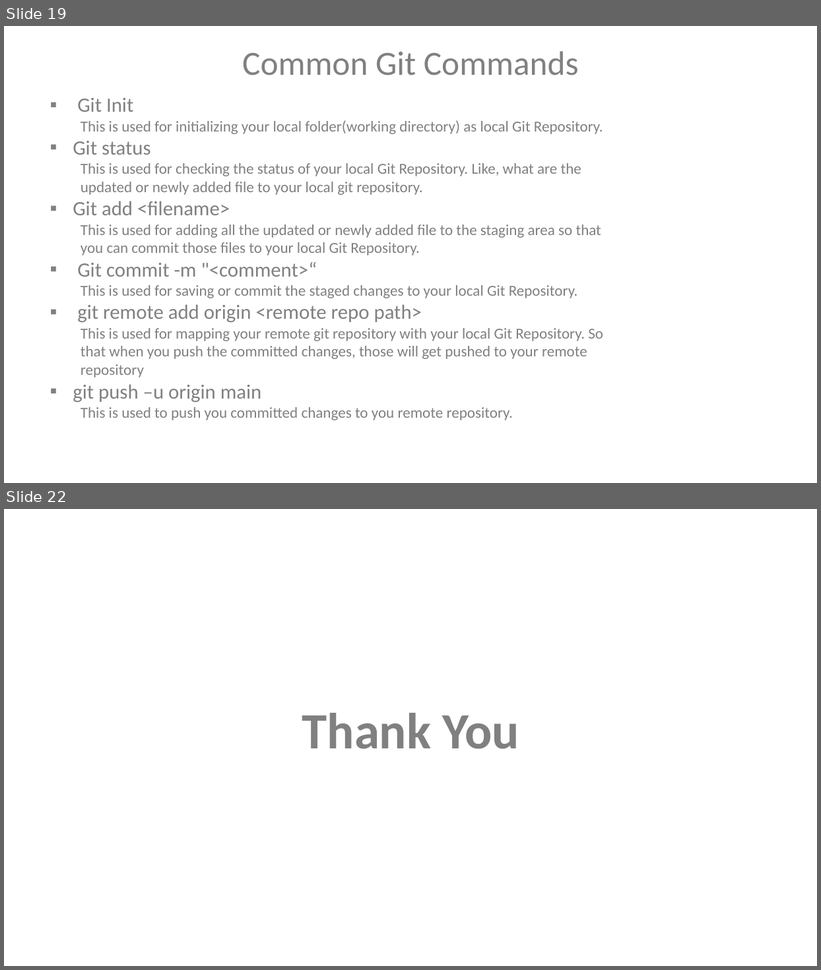
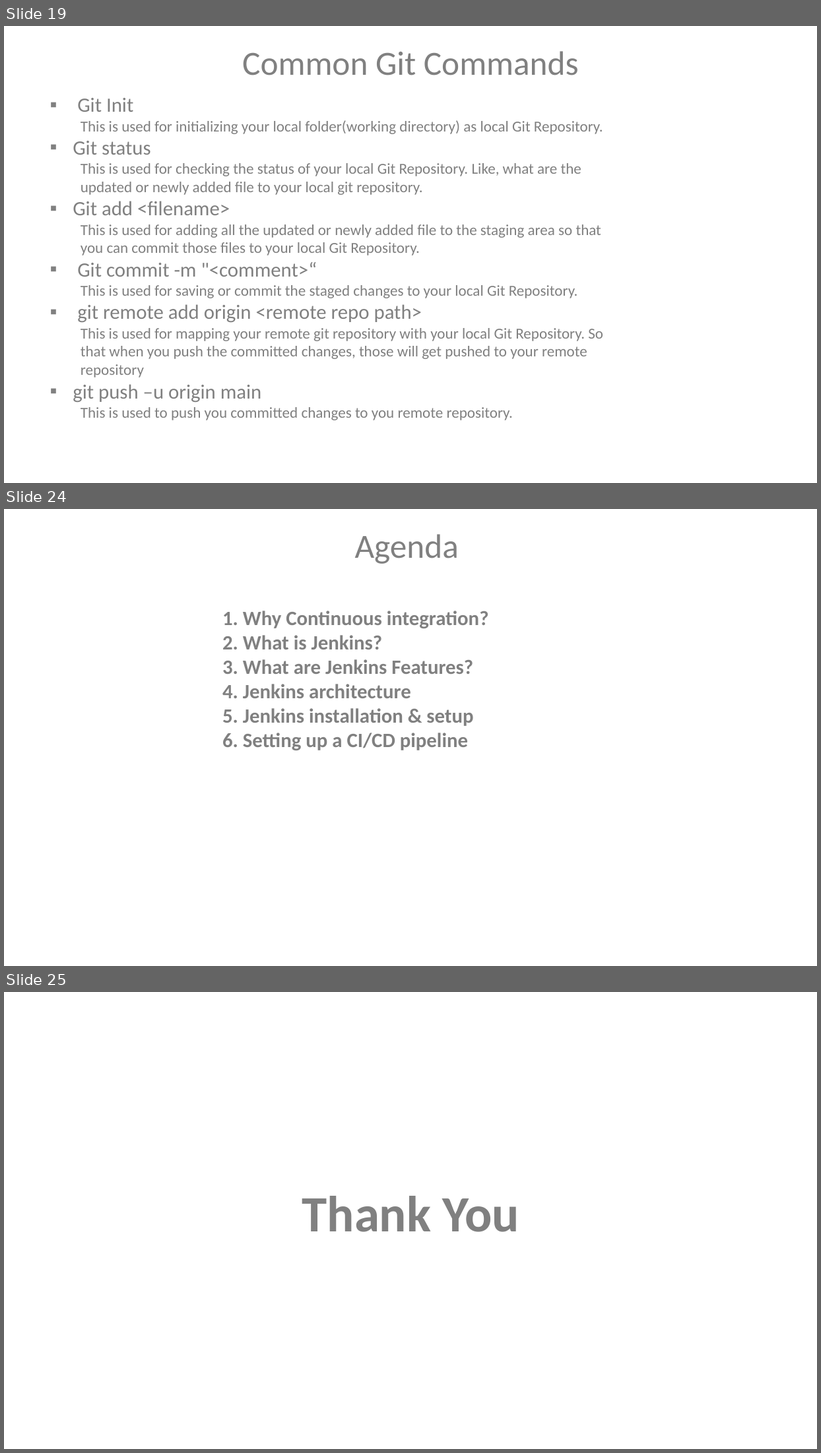
Before and after one commit to VaijinathHarbak/DevOpsDemo, a slide deck: DevOps.pptx. Shown one above the other, each under a label of ours: slides 19 and 22 before the commit, slides 19, 24 and 25 after it; the slides between them are not shown. The pictures are 821x970 and 821x1453 pixels, drawn with LibreOffice and Linux fonts; fonts in the diff are those of the drawing. Boxes give left, top, right and bottom in pixels: in the first picture for what was removed or moved away, otherwise in the second. Text is boxed around its words. In the diff, an @@ line names an element or a change of style, - is before the commit and + after.

```diff
--- a/DevOps.pptx
+++ b/DevOps.pptx
@@ slide 24 added at [4,509,817,966], background #FFFFFF @@
@@ text added at [355,534,459,564], 40 pt, text #808080 @@
+Agenda
@@ text added at [222,611,489,751], 24 pt, text #808080, bold @@
+1. Why Continuous integration?
+2. What is Jenkins?
+3. What are Jenkins Features?
+4. Jenkins architecture
+5. Jenkins installation & setup
+6. Setting up a CI/CD pipeline
@@ what was slide 22 is now slide 25 @@
```
Also in this commit, not shown: 2 slides changed, 2 other slides added, 1 other file.
